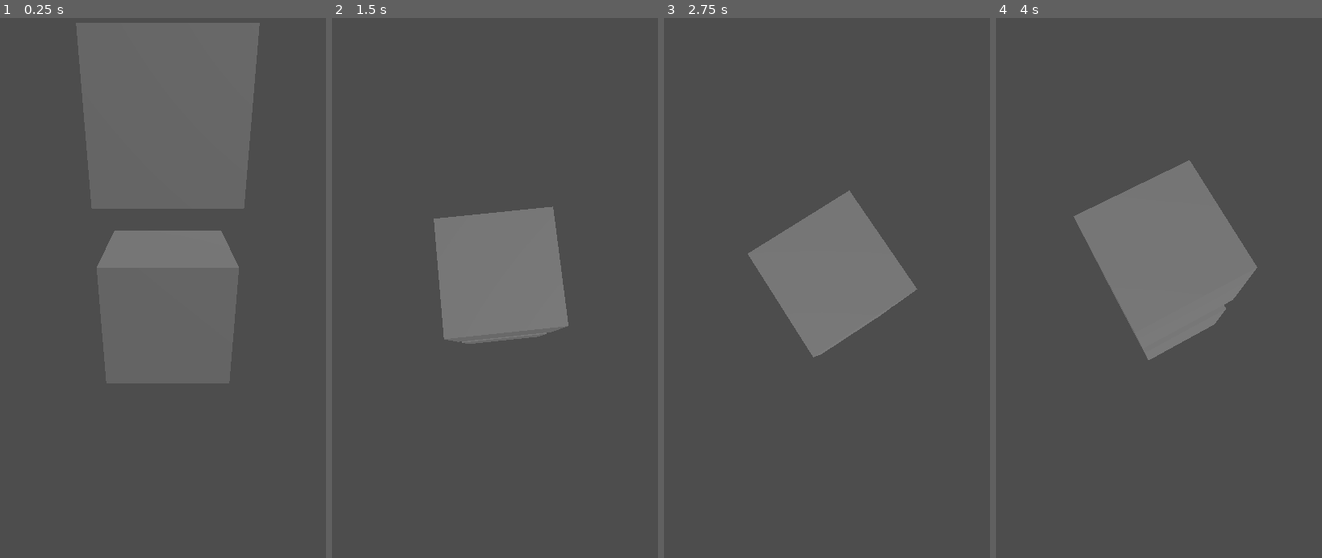
Above: before the commit, frames 1-4 (left to right).
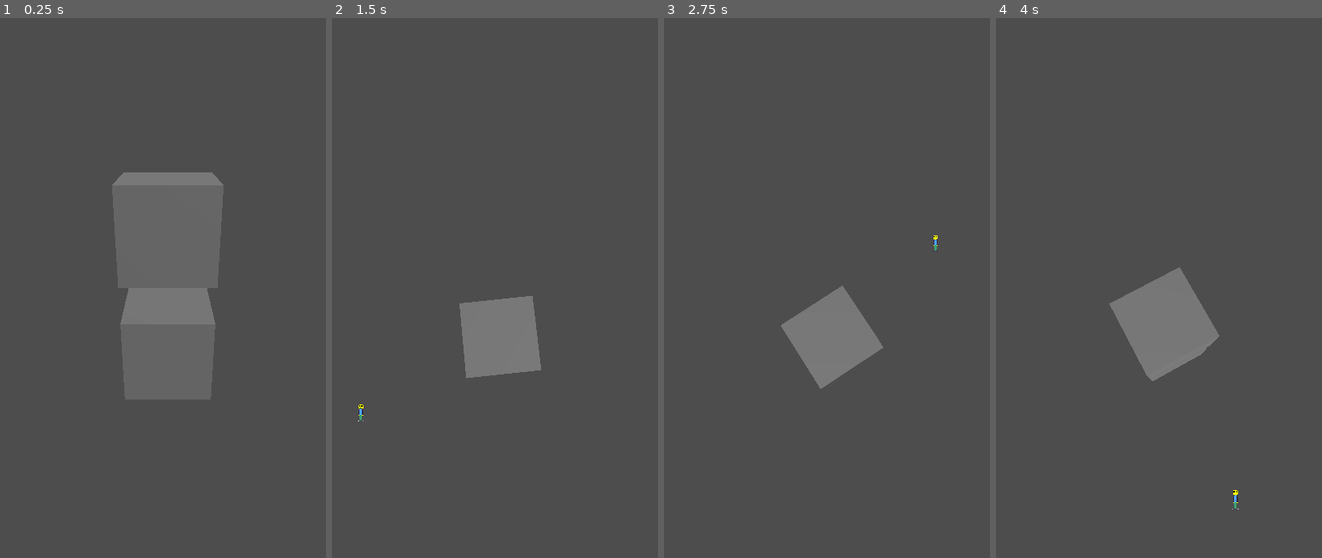
Above: after the commit, the same moments.

Repository: Oceane4973/Monster-Rescue-Idle
Game: Godot game, scene res://Main.tscn
The game is run twice, just before and just after one commit, with the same random seed, the same clock (stepped at 60 frames per second) and the same inputs. The project has no main scene, so this scene is started directly.
Inputs (mouse positions are in pixels of both pictures, inside the frame that each line leads up to):
- Up to frame 1 (0.25 s): no input
- Up to frame 2 (1.5 s): move the mouse to (586, 271) at 0.52 s; hold S (cam_down) 0.53-1.28 s; move the mouse to (423, 325) at 1.27 s; tap Q (cam_left) at 1.35 s
- Up to frame 3 (2.75 s): move the mouse to (869, 169) at 2.02 s; hold D (cam_right) from 2.03 s (still down)
- Up to frame 4 (4 s): move the mouse to (1145, 417) at 2.77 s; release D (cam_right) at 2.78 s; tap Z (cam_up) at 2.85 s; tap Enter at 3.5 s; move the mouse to (1279, 385) at 3.52 s; hold Mouse wheel up (cam_zoom_in) from 3.53 s (still down)

The runs differ from the first frame. In frame 1, 14% of the frame differs, in the area x 23-80%, y 0-47%; in frame 2, 8.5%; in frame 3, 8.4%; in frame 4, 10%.

Commit message:
Le visiteur suit désormais un chemin prédéfini Modification du sprite Modification de la caméra : elle est plus reculée

Diff:
--- a/Monster Rescue Idle/Essai.gd
+++ b/Monster Rescue Idle/Camera.gd
@@ -38,8 +38,8 @@
 	if Input.is_action_pressed("cam_down"):
 		x_rotation -= 1
 	#rotate_object_local(Vector3.RIGHT, x_rotation * rotation_speed * delta)
-	$Espace.rotate_object_local(Vector3.RIGHT, x_rotation * rotation_speed * delta)
-	if($Espace.rotation.x < -1):
-		$Espace.rotation.x = -1
-	if($Espace.rotation.x > 0.5):
-		$Espace.rotation.x = 0.5
+	$Centre.rotate_object_local(Vector3.RIGHT, x_rotation * rotation_speed * delta)
+	if($Centre.rotation.x < -1):
+		$Centre.rotation.x = -1
+	if($Centre.rotation.x > 0.5):
+		$Centre.rotation.x = 0.5
--- /dev/null
+++ b/Monster Rescue Idle/Camera.tscn
@@ -0,0 +1,11 @@
+[gd_scene load_steps=2 format=3 uid="uid://bx4te5nsiqd76"]
+
+[ext_resource type="Script" path="res://Camera.gd" id="1_4q5hx"]
+
+[node name="Caméra" type="Node3D"]
+script = ExtResource("1_4q5hx")
+
+[node name="Centre" type="Node3D" parent="."]
+
+[node name="Camera3D" type="Camera3D" parent="Centre"]
+transform = Transform3D(1, 0, 0, 0, 0.906823, 0.421511, 0, -0.421511, 0.906823, 0, 2.42191, 4)
--- a/Monster Rescue Idle/Essai2.tscn
+++ /dev/null
@@ -1,11 +0,0 @@
-[gd_scene load_steps=2 format=3 uid="uid://bx4te5nsiqd76"]
-
-[ext_resource type="Script" path="res://Essai.gd" id="1_e80m8"]
-
-[node name="Node3D" type="Node3D"]
-script = ExtResource("1_e80m8")
-
-[node name="Espace" type="Node3D" parent="."]
-
-[node name="Camera3D" type="Camera3D" parent="Espace"]
-transform = Transform3D(1, 0, 0, 0, 0.906823, 0.421511, 0, -0.421511, 0.906823, 0, 1.42191, 3)
--- /dev/null
+++ b/Monster Rescue Idle/Main.gd
@@ -0,0 +1,15 @@
+extends Area3D
+
+
+# Called when the node enters the scene tree for the first time.
+func _ready():
+	pass # Replace with function body.
+
+
+# Called every frame. 'delta' is the elapsed time since the previous frame.
+func _process(delta):
+	pass
+
+func _physics_process(delta):
+	const move_speed := 4.0
+	$CheminVisiteurs/SuiviChemin.progress += move_speed * delta
--- a/Monster Rescue Idle/Main.tscn
+++ b/Monster Rescue Idle/Main.tscn
@@ -1,10 +1,20 @@
-[gd_scene load_steps=3 format=3 uid="uid://cy6enojqfoj50"]
+[gd_scene load_steps=6 format=3 uid="uid://cy6enojqfoj50"]
 
-[ext_resource type="PackedScene" uid="uid://bx4te5nsiqd76" path="res://Essai2.tscn" id="1_tpw1r"]
+[ext_resource type="Script" path="res://Main.gd" id="1_h0ela"]
+[ext_resource type="PackedScene" uid="uid://bx4te5nsiqd76" path="res://Camera.tscn" id="1_tpw1r"]
+[ext_resource type="PackedScene" uid="uid://bt2duhrls634g" path="res://visiteur.tscn" id="2_544it"]
 
 [sub_resource type="BoxMesh" id="BoxMesh_0vero"]
 
+[sub_resource type="Curve3D" id="Curve3D_5jm08"]
+_data = {
+"points": PackedVector3Array(-1.67564, 0, -2.03802, 1.67564, 0, 2.03802, 0, 0, -4, 0, 0, 0, 0, 0, 0, 0, 0, 0, 1.11304, 0, 1.15559, -1.11304, 0, -1.15559, -4, 0, 0, -1.09984, 0, 0.906244, 1.09984, 0, -0.906244, -4, 0, -4, -1.1186, 0, -0.906244, 1.1186, 0, 0.906244, 0, 0, -4),
+"tilts": PackedFloat32Array(0, 0, 0, 0, 0)
+}
+point_count = 5
+
 [node name="Area3D" type="Area3D"]
+script = ExtResource("1_h0ela")
 
 [node name="Soleil" type="DirectionalLight3D" parent="."]
 transform = Transform3D(0.742206, -0.171278, 0.647915, -0.384572, 0.682918, 0.62107, -0.548849, -0.710132, 0.440997, 9, 10, 5)
@@ -19,8 +29,6 @@
 mesh = SubResource("BoxMesh_0vero")
 skeleton = NodePath("../../RigidBody3D2")
 
-[node name="Node3D" parent="." instance=ExtResource("1_tpw1r")]
-
 [node name="RigidBody3D" type="RigidBody3D" parent="."]
 axis_lock_linear_x = true
 axis_lock_linear_y = true
@@ -28,3 +36,15 @@
 
 [node name="MeshInstance3D" type="MeshInstance3D" parent="RigidBody3D"]
 mesh = SubResource("BoxMesh_0vero")
+
+[node name="Camera" parent="." instance=ExtResource("1_tpw1r")]
+
+[node name="CheminVisiteurs" type="Path3D" parent="."]
+transform = Transform3D(1, 0, 0, 0, 1, 0, 0, 0, 1, 2, 0, 2)
+curve = SubResource("Curve3D_5jm08")
+
+[node name="SuiviChemin" type="PathFollow3D" parent="CheminVisiteurs"]
+transform = Transform3D(-0.886454, 0, 0.462812, 0, 1, 0, -0.462812, 0, -0.886454, 0.353403, 0, -0.547376)
+progress = 3.69751
+
+[node name="Visiteur" parent="CheminVisiteurs/SuiviChemin" instance=ExtResource("2_544it")]
--- /dev/null
+++ b/Monster Rescue Idle/SuiviChemin.gd
@@ -0,0 +1,12 @@
+extends PathFollow3D
+
+var runSpeed = 10;
+
+# Called when the node enters the scene tree for the first time.
+func _ready():
+	pass # Replace with function body.
+
+
+# Called every frame. 'delta' is the elapsed time since the previous frame.
+func _process(delta):
+	set_offset(get_offset() + runSpeed * delta)
--- /dev/null
+++ b/Monster Rescue Idle/Visiteur.gd
@@ -0,0 +1,10 @@
+extends Sprite3D
+
+var camera = null
+
+func _set_camera(c):
+	camera = c
+
+# Called every frame. 'delta' is the elapsed time since the previous frame.
+func _process(delta):
+	pass
--- /dev/null
+++ b/Monster Rescue Idle/visiteur.tscn
@@ -0,0 +1,10 @@
+[gd_scene load_steps=3 format=3 uid="uid://bt2duhrls634g"]
+
+[ext_resource type="Texture2D" uid="uid://ws1bka2weakr" path="res://Visitor.png" id="1_j7arl"]
+[ext_resource type="Script" path="res://Visiteur.gd" id="2_egbvh"]
+
+[node name="Visiteur" type="Sprite3D"]
+billboard = 1
+texture_filter = 4
+texture = ExtResource("1_j7arl")
+script = ExtResource("2_egbvh")
Binary file added: Monster Rescue Idle/Visitor.png
Not shown, added: Monster Rescue Idle/Visitor.png.import
